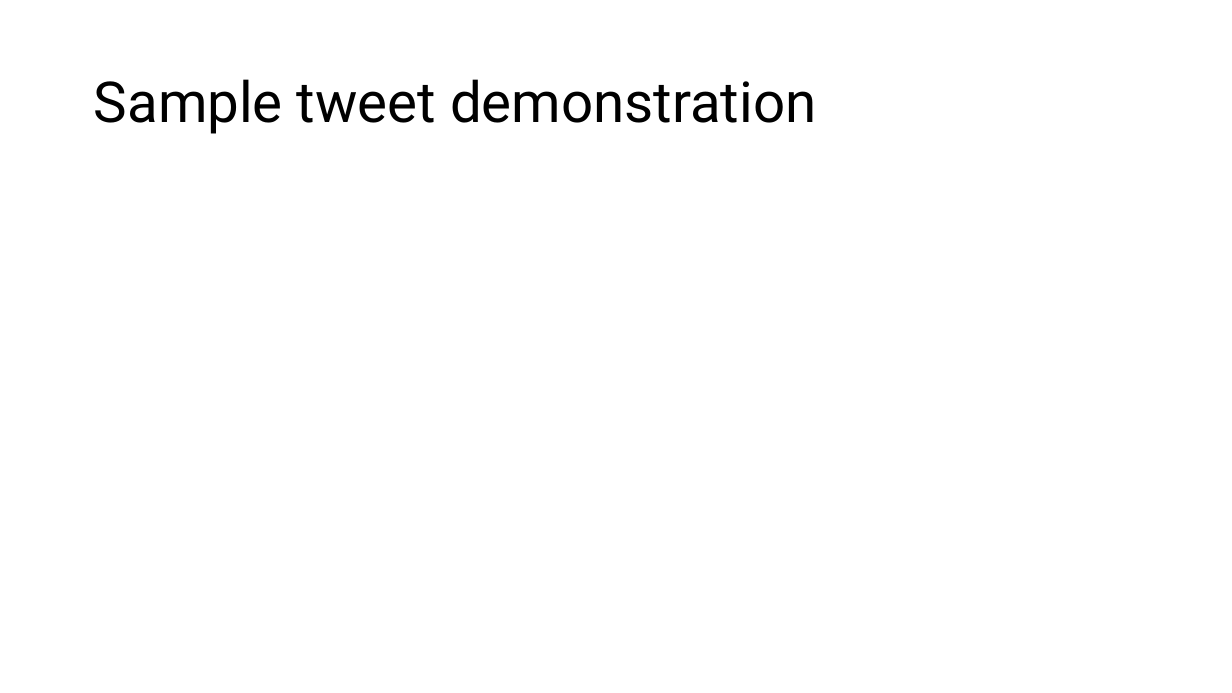
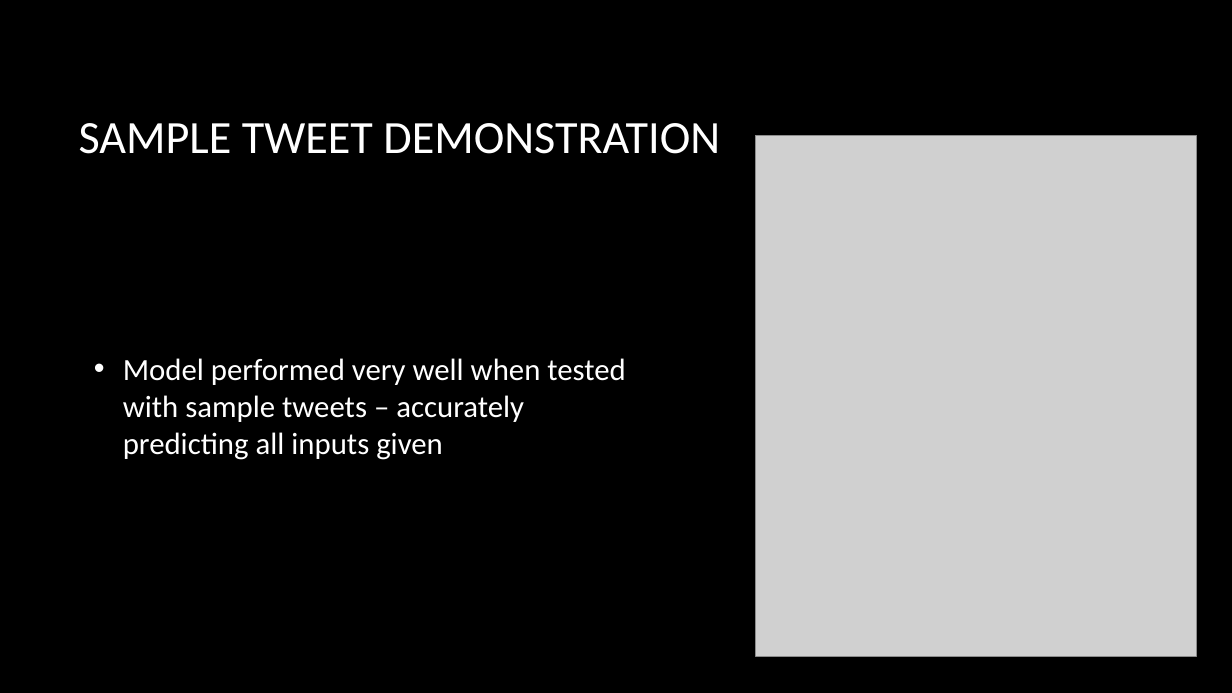
Before and after one commit to mramsundar/IITM-Graded-Projects, a slide deck: slide 11 of Week 31/Week 31 Summary Presentation.pptx. Drawn at 1232x693 pixels with LibreOffice and Linux fonts; fonts in the diff are those of the drawing; grey boxes stand for pictures; background and template pictures are left out. Boxes give left, top, right and bottom in pixels: in the first picture for what was removed or moved away, otherwise in the second. Text is boxed around its words. In the diff, an @@ line names an element or a change of style, - is before the commit and + after.

Commit message:
Presentation PDF

```diff
--- a/Week 31/Week 31 Summary Presentation.pptx
+++ b/Week 31/Week 31 Summary Presentation.pptx
@@ background #FFFFFF to picture (left out) @@
@@ title at [79,123,720,154]: text changed; size 44 to 36 pt; font Roboto to Calibri; text colour #000000 to #FFFFFF @@
-Sample tweet demonstration
+SAMPLE TWEET DEMONSTRATION
@@ picture added at [756,136,1197,656] @@
@@ text added at [123,358,626,460], 24 pt, text #FFFFFF @@
+• Model performed very well when tested with sample tweets – accurately predicting all inputs given
```
Also in this commit, not shown: 10 other slides changed, 1 slide added, 3 other files.
